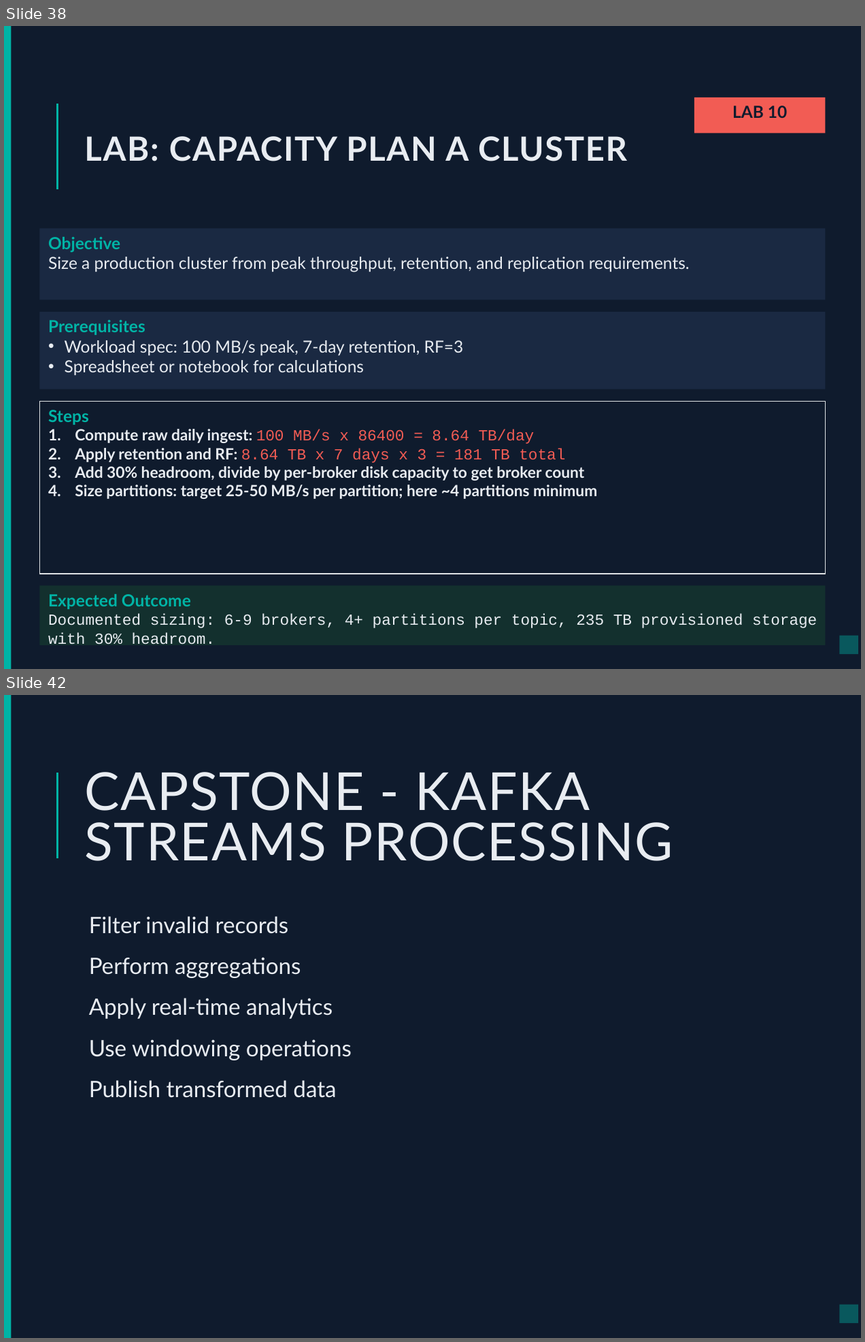
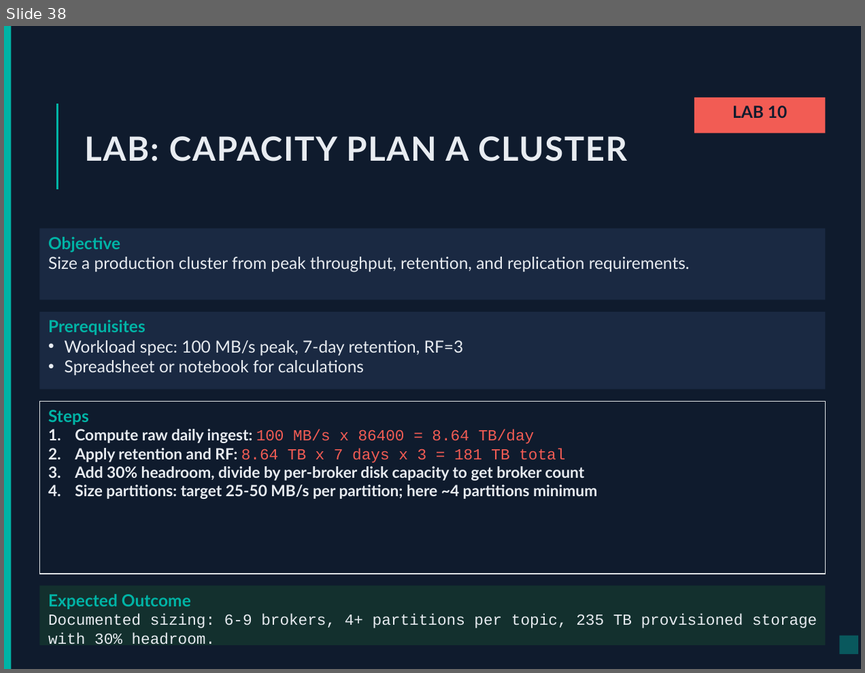
Before and after one commit to vikash-verma-profile/Kafka-May-2026-M, a slide deck: Day-10/Kafka_cap.pptx. Shown one above the other, each under a label of ours: slides 38 and 42 before the commit, slide 38 after it; the slides between them are not shown. The pictures are 865x1342 and 865x673 pixels, drawn with LibreOffice and Linux fonts; fonts in the diff are those of the drawing. Boxes give left, top, right and bottom in pixels: in the first picture for what was removed or moved away, otherwise in the second. Text is boxed around its words. In the diff, an @@ line names an element or a change of style, - is before the commit and + after.

```diff
--- a/Day-10/Kafka_cap.pptx
+++ b/Day-10/Kafka_cap.pptx
@@ slide 42 removed at (x1=4, y1=695, x2=861, y2=1338), background #0F1B2D; not listed: 3 template elements that a slide beside it also shows @@
@@ title removed at (x1=84, y1=772, x2=673, y2=861) @@
-CAPSTONE - KAFKA STREAMS PROCESSING
@@ text removed at (x1=89, y1=916, x2=351, y2=1098) @@
-  Filter invalid records
-  Perform aggregations
-  Apply real-time analytics
-  Use windowing operations
-  Publish transformed data
```
Also in this commit, not shown: 1 slide changed, 5 other slides removed, 22 other files.
